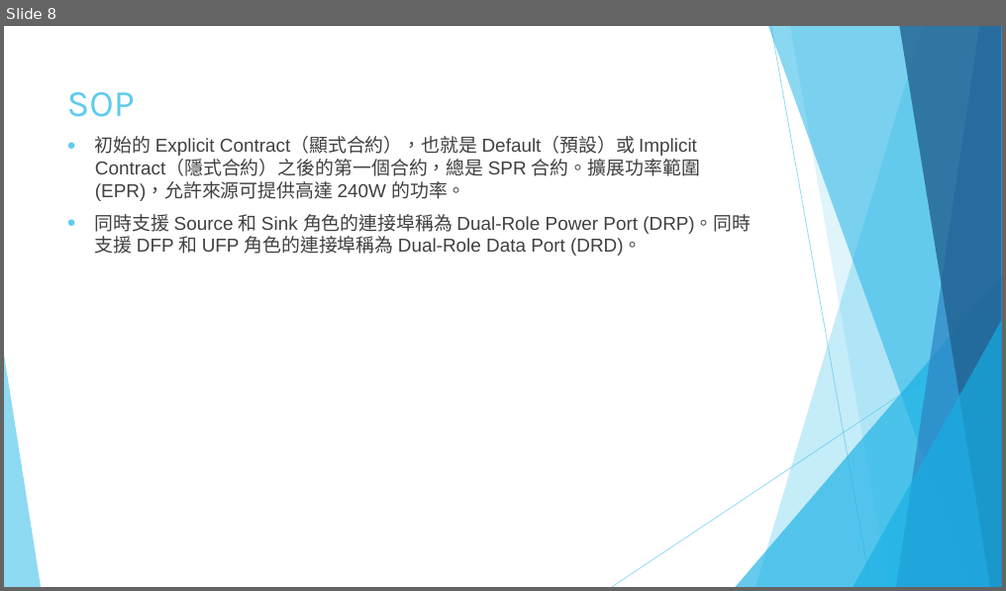
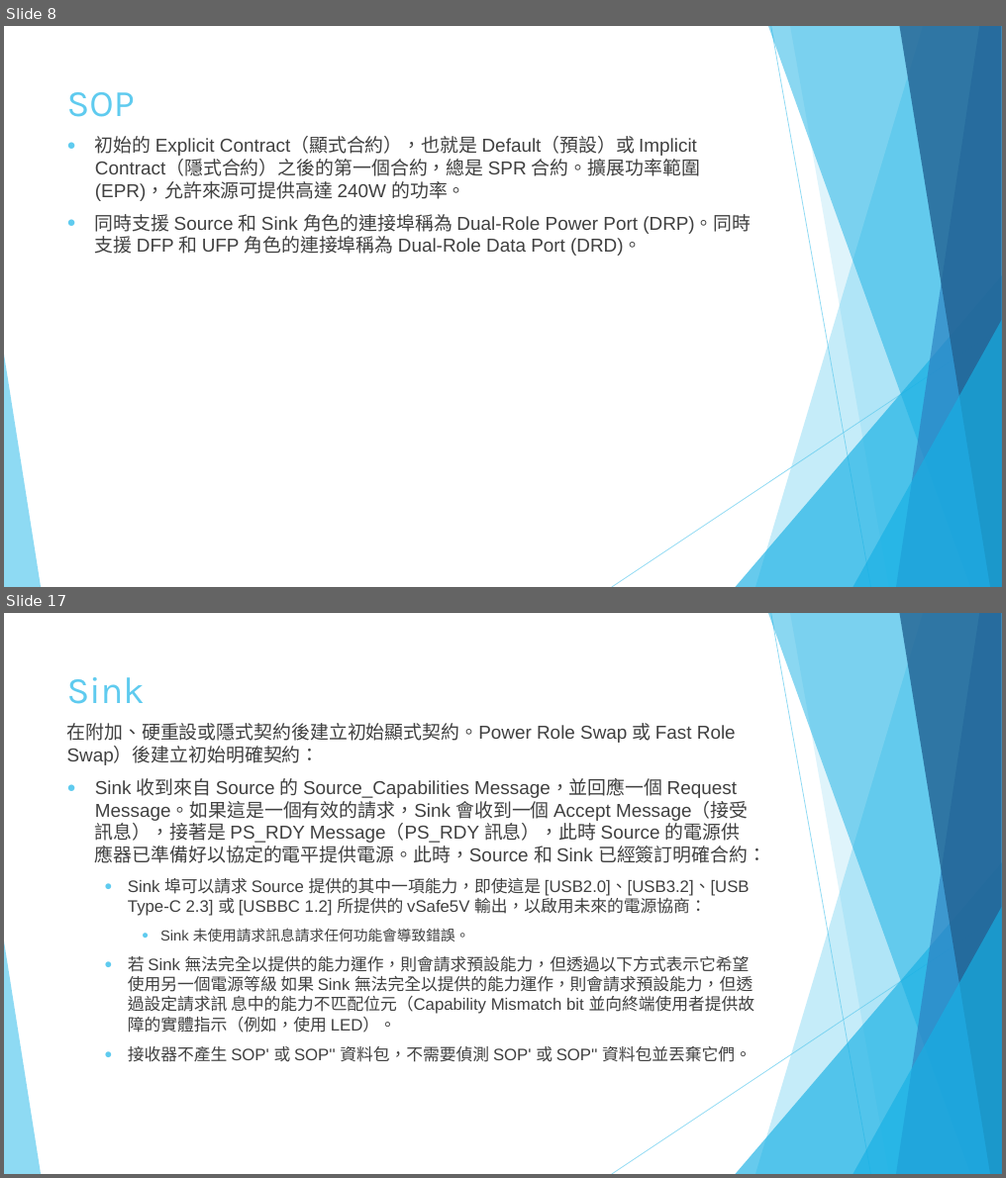
Before and after one commit to victorchan0617/CY4541, a slide deck: USB PD協議.pptx. Shown one above the other, each under a label of ours: slide 8 before the commit, slides 8 and 17 after it; the slides between them are not shown. The pictures are 1006x591 and 1006x1178 pixels, drawn with LibreOffice and Linux fonts; fonts in the diff are those of the drawing. Boxes give left, top, right and bottom in pixels: in the first picture for what was removed or moved away, otherwise in the second. Text is boxed around its words. In the diff, an @@ line names an element or a change of style, - is before the commit and + after.

```diff
--- a/USB PD協議.pptx
+++ b/USB PD協議.pptx
@@ slide 17 added at (4,613,1002,1174), background #FFFFFF; not listed: 10 template elements that a slide beside it also shows @@
@@ title added at (67,677,145,704), 36 pt, text #5FCBEF @@
+Sink
@@ text added at (67,723,766,1062), 16 pt, text #404040 @@
+在附加、硬重設或隱式契約後建立初始顯式契約。Power Role Swap 或 Fast Role Swap）後建立初始明確契約：
+● Sink 收到來自 Source 的 Source_Capabilities Message，並回應一個 Request Message。如果這是一個有效的請求，Sink 會收到一個 Accept Message（接受訊息），接著是 PS_RDY Message（PS_RDY 訊息），此時 Source 的電源供應器已準備好以協定的電平提供電源。此時，Source 和 Sink 已經簽訂明確合約：
+  ● Sink 埠可以請求 Source 提供的其中一項能力，即使這是 [USB2.0]、[USB3.2]、[USB Type-C 2.3] 或 [USBBC 1.2] 所提供的 vSafe5V 輸出，以啟用未來的電源協商：
+    ● Sink 未使用請求訊息請求任何功能會導致錯誤。
+  ● 若 Sink 無法完全以提供的能力運作，則會請求預設能力，但透過以下方式表示它希望使用另一個電源等級 如果 Sink 無法完全以提供的能力運作，則會請求預設能力，但透過設定請求訊 息中的能力不匹配位元（Capability Mismatch bit 並向終端使用者提供故障的實體指示（例如，使用 LED）。
+  ● 接收器不產生 SOP' 或 SOP'' 資料包，不需要偵測 SOP' 或 SOP'' 資料包並丟棄它們。
```
Also in this commit, not shown: 1 slide changed, 48 other slides added.
